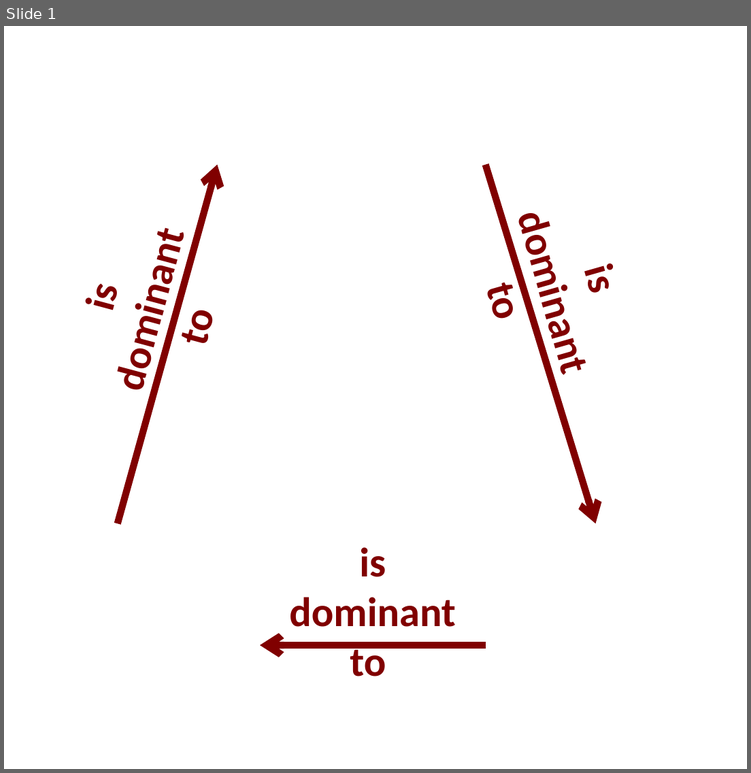
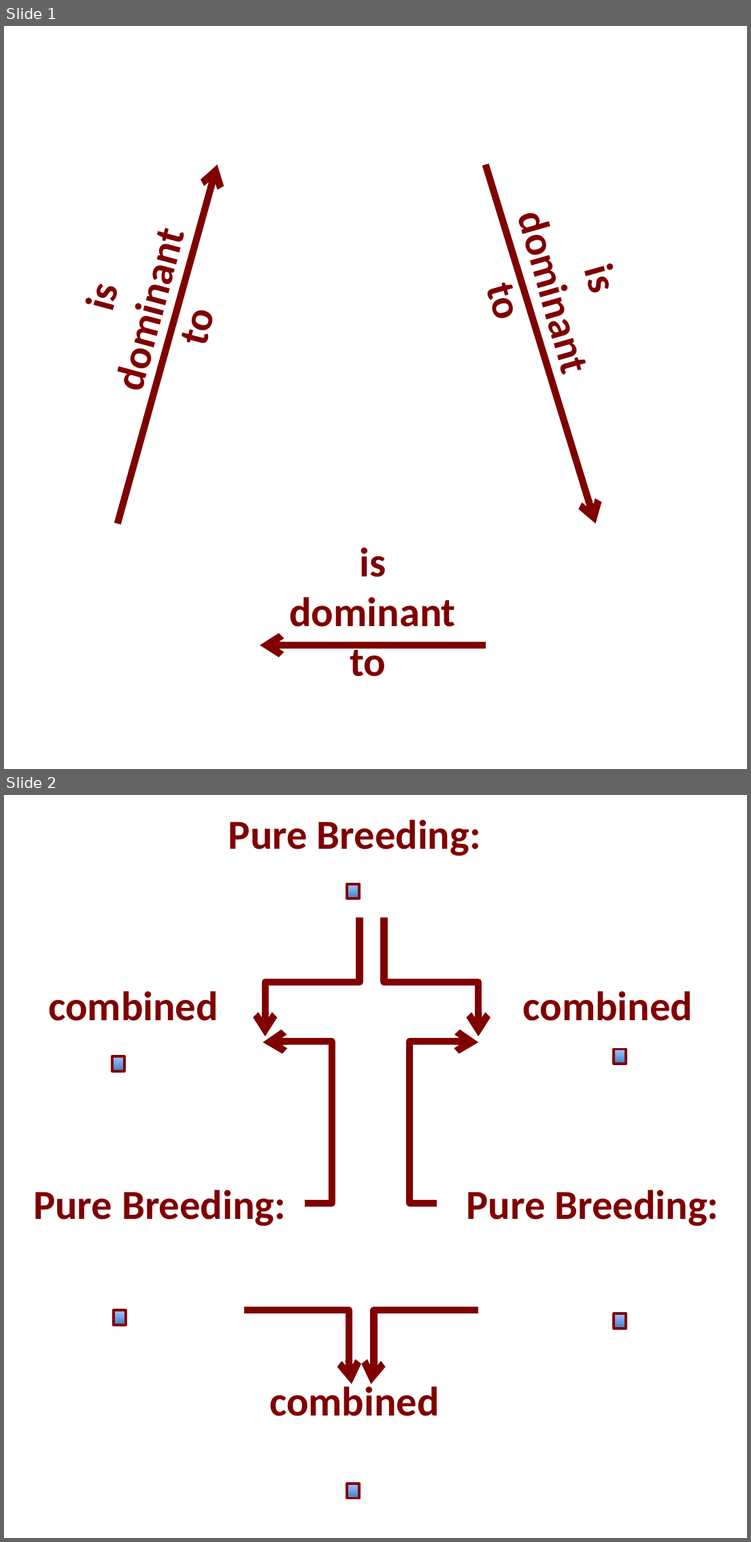
Before and after one commit to briantwhite/JavaCodeFromSVN, a slide deck: jsVGL/DrawingResources/ModelBulderPanels.pptx. Shown one above the other, each under a label of ours: slide 1 before the commit, slides 1 and 2 after it. The pictures are 751x773 and 751x1542 pixels, drawn with LibreOffice and Linux fonts; fonts in the diff are those of the drawing. Boxes give left, top, right and bottom in pixels: in the first picture for what was removed or moved away, otherwise in the second. Text is boxed around its words. In the diff, an @@ line names an element or a change of style, - is before the commit and + after.

```diff
--- a/jsVGL/DrawingResources/ModelBulderPanels.pptx
+++ b/jsVGL/DrawingResources/ModelBulderPanels.pptx
@@ slide 2 added at box(4, 795, 747, 1538), background #FFFFFF @@
@@ text added at box(228, 819, 481, 856), 12 pt, text #800000, bold @@
+Pure Breeding:
@@ rectangle added at box(348, 884, 360, 899), fill gradient #3F80CE to #A4C4FF, outline #800000 0.75 pt @@
@@ elbow arrow added from (360, 919) to (264, 1035), #800000 2 pt @@
@@ elbow arrow added from (383, 919) to (479, 1035), #800000 2 pt @@
@@ text added at box(48, 991, 218, 1021), 12 pt, text #800000, bold @@
+combined
@@ text added at box(523, 991, 693, 1021), 12 pt, text #800000, bold @@
+combined
@@ rectangle added at box(113, 1057, 125, 1072), fill gradient #3F80CE to #A4C4FF, outline #800000 0.75 pt @@
@@ elbow arrow added from (303, 1204) to (264, 1043), #800000 2 pt @@
@@ elbow arrow added from (437, 1204) to (479, 1043), #800000 2 pt @@
@@ rectangle added at box(613, 1050, 626, 1065), fill gradient #3F80CE to #A4C4FF, outline #800000 0.75 pt @@
@@ text added at box(33, 1189, 286, 1226), 12 pt, text #800000, bold @@
+Pure Breeding:
@@ text added at box(466, 1189, 718, 1226), 12 pt, text #800000, bold @@
+Pure Breeding:
@@ rectangle added at box(113, 1310, 125, 1325), fill gradient #3F80CE to #A4C4FF, outline #800000 0.75 pt @@
@@ elbow arrow added from (244, 1310) to (351, 1384), #800000 2 pt @@
@@ elbow arrow added from (479, 1310) to (371, 1384), #800000 2 pt @@
@@ rectangle added at box(613, 1312, 626, 1327), fill gradient #3F80CE to #A4C4FF, outline #800000 0.75 pt @@
@@ text added at box(269, 1381, 439, 1416), 12 pt, text #800000, bold @@
+combined
@@ rectangle added at box(348, 1483, 360, 1498), fill gradient #3F80CE to #A4C4FF, outline #800000 0.75 pt @@
```
Also in this commit, not shown: 35 other files.
